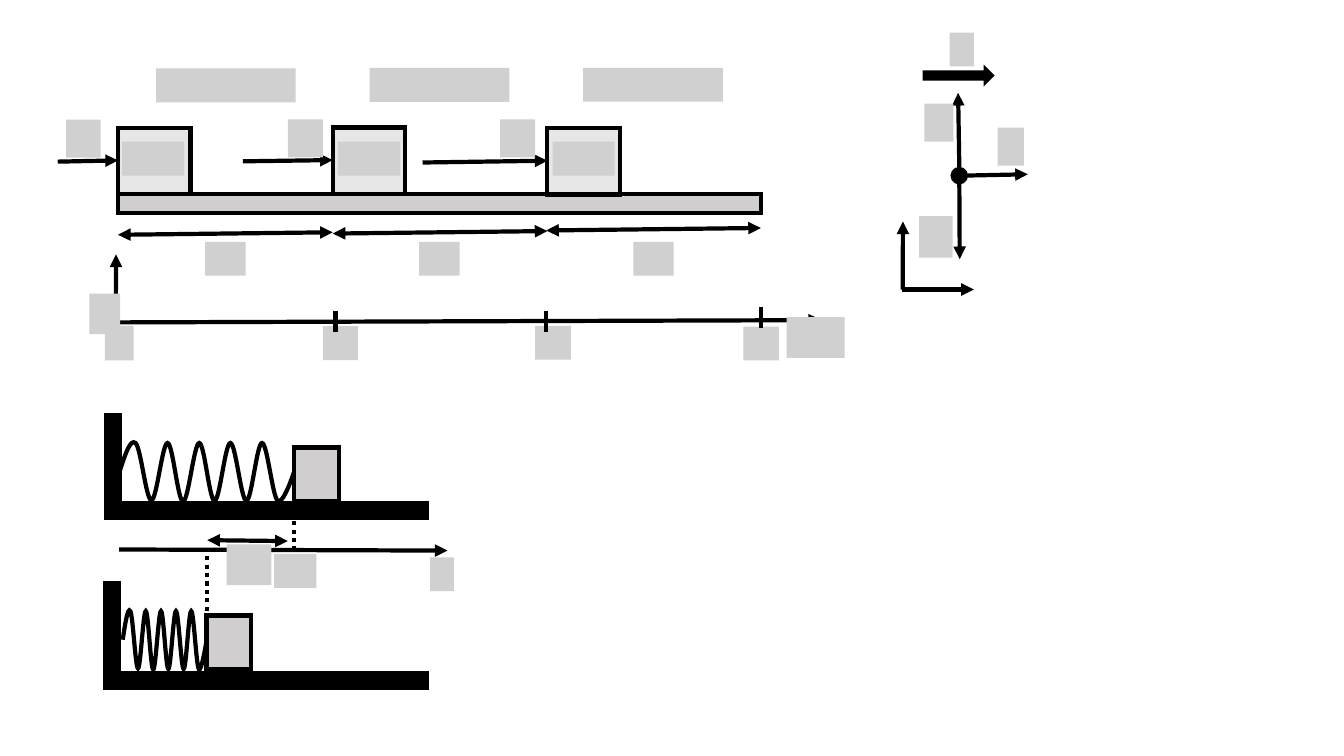
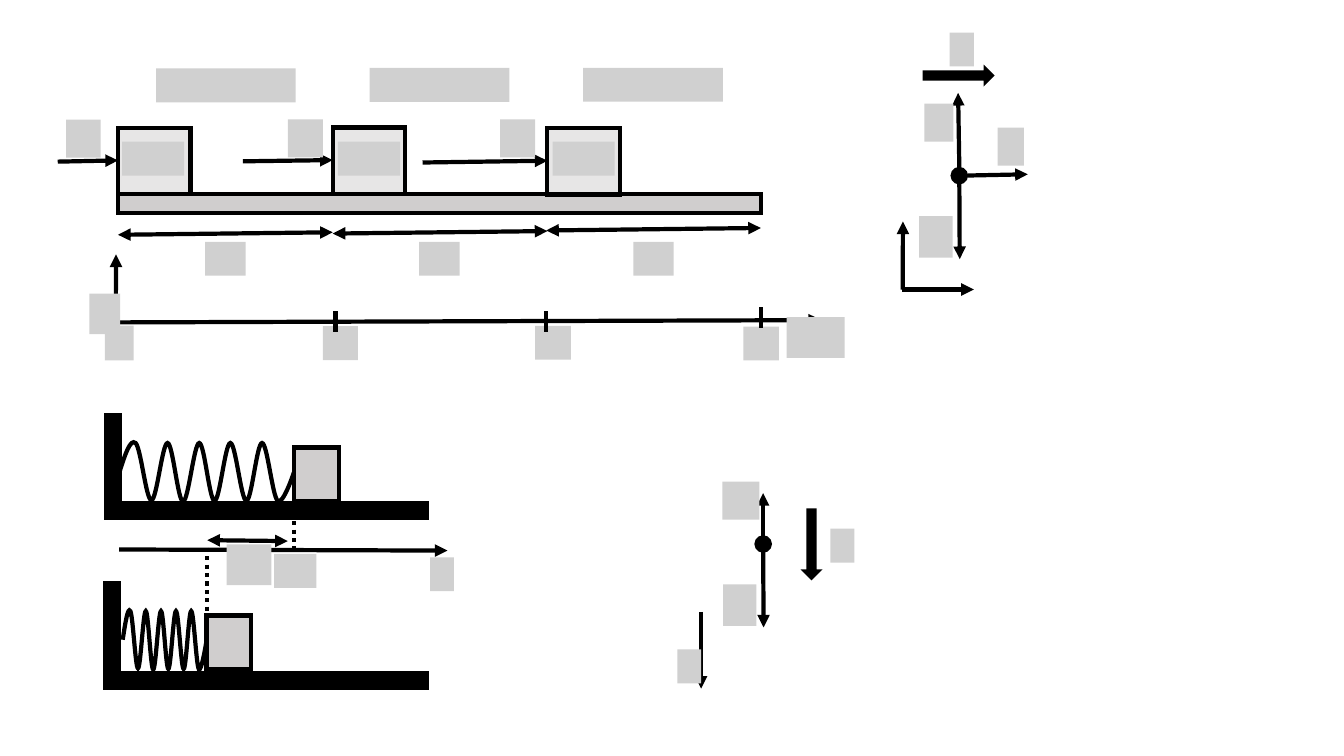
Before and after one commit to OSTP/PhysicsArtofModelling, a slide deck: slide 4 of tex/figures/ApplyingNewtonsLaws/Figures.pptx. Drawn at 1344x756 pixels with LibreOffice and Linux fonts; fonts in the diff are those of the drawing; grey boxes stand for pictures; background and template pictures are left out. Boxes give left, top, right and bottom in pixels: in the first picture for what was removed or moved away, otherwise in the second. Text is boxed around its words. In the diff, an @@ line names an element or a change of style, - is before the commit and + after.

```diff
--- a/tex/figures/ApplyingNewtonsLaws/Figures.pptx
+++ b/tex/figures/ApplyingNewtonsLaws/Figures.pptx
@@ group added at (x1=678, y1=482, x2=855, y2=689): 4 pictures, 3 arrows, 1 ellipse, 1 right arrow @@
```
Also in this commit, not shown: 2 slides added, 4 other files.
